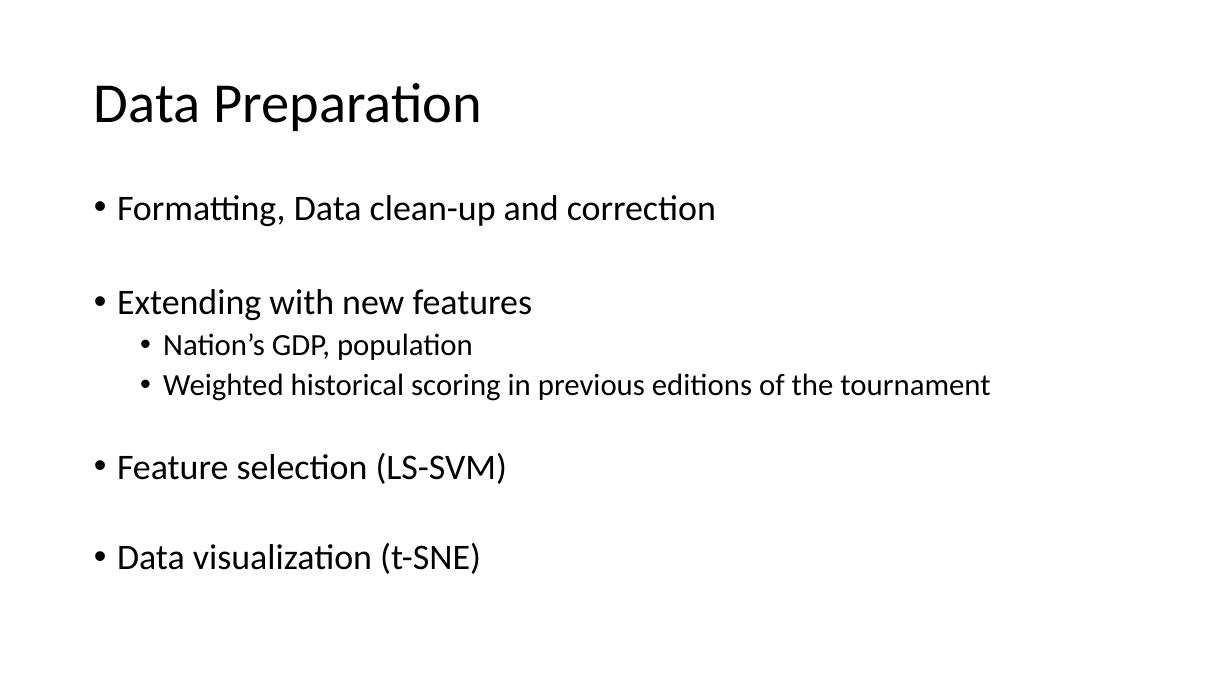
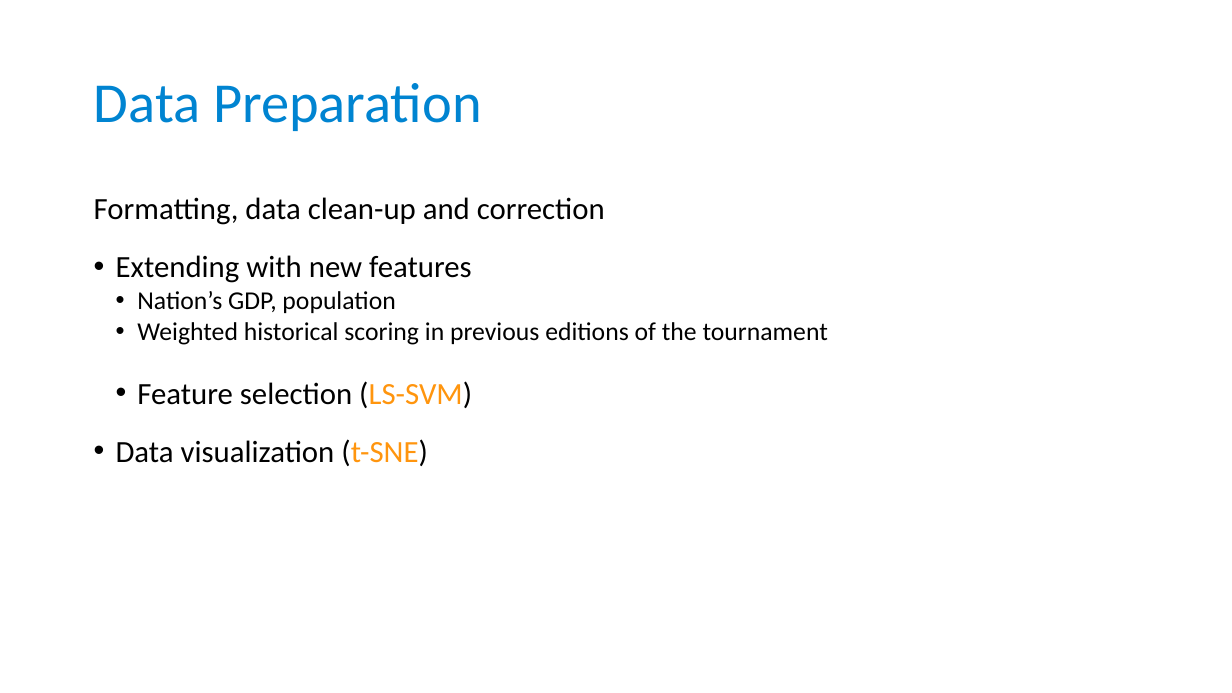
Before and after one commit to taimir/football_2016, a slide deck: slide 3 of presentation/Presentation_Euro2016.pptx. Drawn at 1232x693 pixels with LibreOffice and Linux fonts; fonts in the diff are those of the drawing. Boxes give left, top, right and bottom in pixels: in the first picture for what was removed or moved away, otherwise in the second. Text is boxed around its words. In the diff, an @@ line names an element or a change of style, - is before the commit and + after.

```diff
--- a/presentation/Presentation_Euro2016.pptx
+++ b/presentation/Presentation_Euro2016.pptx
@@ text "Data Preparation" at (x1=94, y1=83, x2=482, y2=131): text colour #000000 to #0084D1 @@
@@ text at (x1=94, y1=197, x2=605, y2=225): text changed; size 28 to 24 pt @@
-• Formatting, Data clean-up and correction
+Formatting, data clean-up and correction
@@ text at (x1=116, y1=255, x2=828, y2=466): size 28 to 24 pt in "Extending with new features", "Feature selection (LS-SVM)", "Data visualization (t-SNE)"; size 24 to 20 pt in "Nation’s GDP, population", "Weighted historical scoring in previous editions of ..."; text colour #000000 to #FF950E in "(LS-SVM)", "(t-SNE)"; indent changed; less space between paragraphs; line spacing 0.9 to 1; list level 1 to 2 in "Feature selection (LS-SVM)" @@
```
Also in this commit, not shown: 6 other slides changed, 1 slide added, 2 other files.
